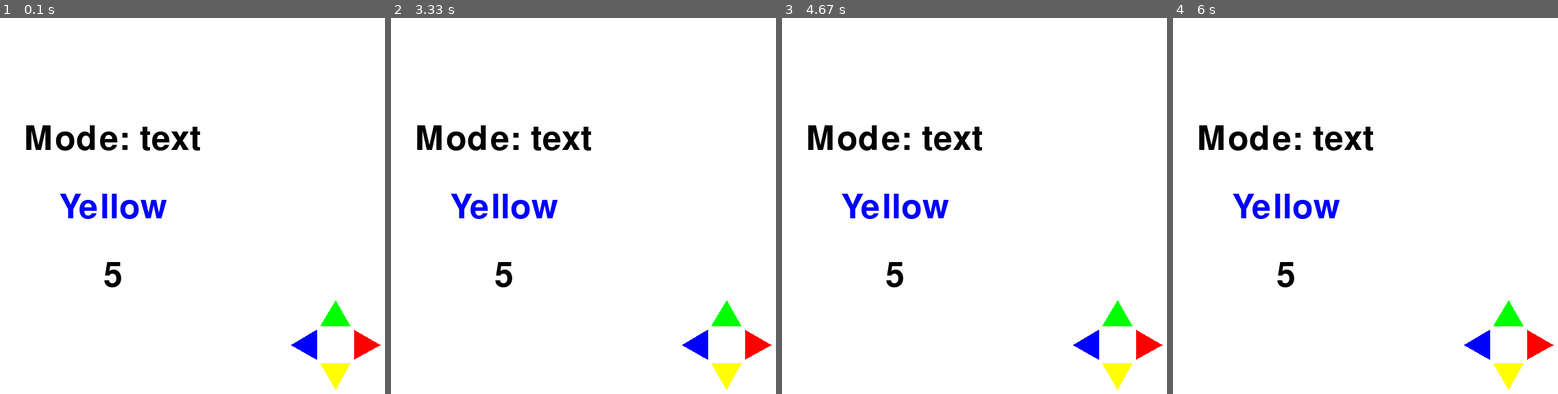
Above: before the commit, frames 1-4 (left to right).
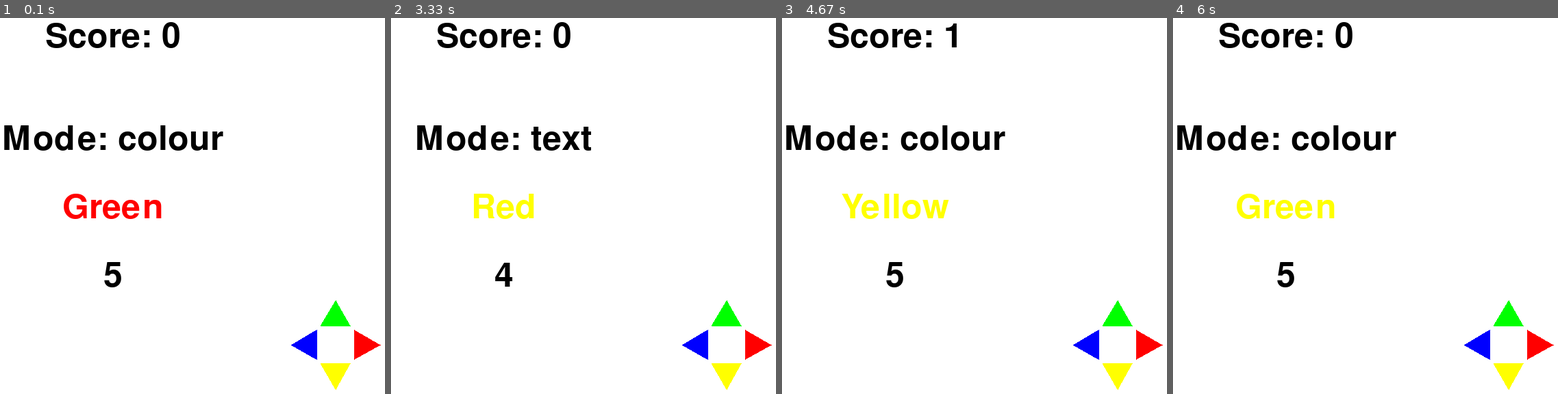
Above: after the commit, the same moments.

Repository: NanoMars/mini-pygame-collection
Game: pygame game, started from Games/ColourNames.py
The game is run twice, just before and just after one commit, with the same random seed, the same clock (stepped at 60 frames per second) and the same inputs.
Inputs:
- Up to frame 1 (0.1 s): no input
- Up to frame 2 (3.33 s): hold Right 0.33-0.8 s; hold Up 0.83-1.13 s; hold Right 1.17-1.63 s; hold Left 1.67-2.2 s; hold Down 2.23-2.53 s; hold Left 2.57-2.97 s; hold Up from 3 s (still down)
- Up to frame 3 (4.67 s): release Up at 3.37 s; hold Right 3.4-4.03 s; hold Down 4.07-4.43 s; hold Left from 4.47 s (still down)
- Up to frame 4 (6 s): release Left at 4.93 s; hold Right 4.97-5.43 s; hold Up 5.47-5.77 s; hold Right from 5.8 s (still down)

The runs differ from the first frame. In frame 1, 3.9% of the frame differs, in the area x 1-59%, y 1-54%; in frame 2, 2.4%; in frame 3, 3.5%; in frame 4, 3.9%.

Commit message:
colour names game done!!!!!

Diff:
--- a/Games/ColourNames.py
+++ b/Games/ColourNames.py
@@ -1,4 +1,4 @@
-import pygame, math, random
+import pygame, math, random, subprocess
 
 pygame.init()
 
@@ -11,12 +11,19 @@
 colours = [["Red", (255, 0, 0)], ["Green", (0, 255, 0)], ["Blue", (0, 0, 255)], ["Yellow", (255, 255, 0)]]
 texts = ["Red", "Green", "Blue", "Yellow"]
 
+modes = ['text', 'colour']
+
 mode = 'text'
 
-score = 5
+score = 0
+
+
+game_path = "main.py"
 
 class coloured_text:
     def __init__(self):
+        global mode
+        mode = random.choice(modes)
         self.text = random.choice(texts)
         self.colour = random.choice(colours)
 
@@ -42,11 +49,17 @@
             return False
 
 def act_score(correct):
+    global countdown, current_text, score
     if correct:
-        score -= 1
+        score += 1
+        if score >= 5:
+            subprocess.Popen(["python3", "-c", f"import game_opener; game_opener.open_game('{game_path}')"])
+            pygame.quit()
     else:
-        score = 5
-        countdown = 5
+        score = 0
+    countdown = 5
+    current_text = coloured_text()
+
 
 
 countdown = 5
@@ -61,6 +74,7 @@
 
     if countdown <= 0:
         act_score(False)
+
 
 countdown_timer = pygame.USEREVENT + 1
 pygame.time.set_timer(countdown_timer, 1000)
@@ -100,15 +114,18 @@
     for event in pygame.event.get():
         if event.type == pygame.QUIT:
             running = False
+        elif event.type == countdown_timer:
+            update_countdown()
         elif event.type == pygame.KEYDOWN:
             if event.key == pygame.K_UP:
-                print(check_correct("Green"))
+                act_score(check_correct("Green"))
             elif event.key == pygame.K_DOWN:
-                print(check_correct("Yellow"))
+                act_score(check_correct("Yellow"))
             elif event.key == pygame.K_LEFT:
-                print(check_correct("Blue"))
+                act_score(check_correct("Blue"))
             elif event.key == pygame.K_RIGHT:
-                print(check_correct("Red"))
+                act_score(check_correct("Red"))
+
 
 
     screen.fill((255, 255, 255))
@@ -120,10 +137,9 @@
     draw_countdown()
 
 
+    score_text = font.render(f"Score: {score}", True, pygame.Color('black'))
+    screen.blit(score_text, ((screen.get_width() - score_text.get_width()) // 2, 50))
 
-    for event in pygame.event.get():
-        if event.type == countdown_timer:
-            update_countdown()
 
     pygame.display.flip()
     clock.tick(60)
